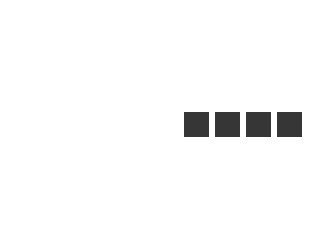
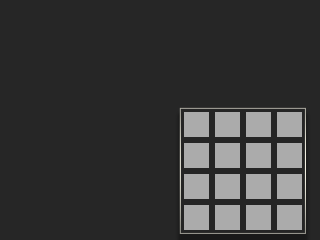
Comparing the layer stacks of the two 320 × 240 images. Changes:
added group "Grupo 1" with 16 layers above "Rectángulo 1" over left=184, top=112, right=302, bottom=230
renamed "Capa 1 copia 3" to "Button_1", moved it into group "Grupo 1", painted on it over left=184, top=112, right=209, bottom=137
renamed "Capa 1 copia 2" to "Button_2", moved it into group "Grupo 1", painted on it over left=215, top=112, right=240, bottom=137
renamed "Capa 1 copia" to "Button_3", moved it into group "Grupo 1", painted on it over left=246, top=112, right=271, bottom=137
renamed "Capa 1" to "Button_4", moved it into group "Grupo 1", painted on it over left=277, top=112, right=302, bottom=137
added layer "Button_5" in group "Grupo 1" over left=184, top=143, right=209, bottom=168
added layer "Button_6" in group "Grupo 1" over left=215, top=143, right=240, bottom=168
added layer "Button_7" in group "Grupo 1" over left=246, top=143, right=271, bottom=168
added layer "Button_8" in group "Grupo 1" over left=277, top=143, right=302, bottom=168
added layer "Button_9" in group "Grupo 1" over left=184, top=174, right=209, bottom=199
added layer "Button_10" in group "Grupo 1" over left=215, top=174, right=240, bottom=199
added layer "Button_11" in group "Grupo 1" over left=246, top=174, right=271, bottom=199
added layer "Button_12" in group "Grupo 1" over left=277, top=174, right=302, bottom=199
added layer "Button_13" in group "Grupo 1" over left=184, top=205, right=209, bottom=230
added layer "Button_14" in group "Grupo 1" over left=215, top=205, right=240, bottom=230
added layer "Button_15" in group "Grupo 1" over left=246, top=205, right=271, bottom=230
added layer "Rectángulo 1" above "Capa 1" over left=179, top=107, right=306, bottom=234
added layer "Capa 1" above "Relleno de color 1" over left=180, top=108, right=306, bottom=234
painted on "Relleno de color 1" over left=0, top=0, right=320, bottom=240
…and 1 more changes (1 added)
